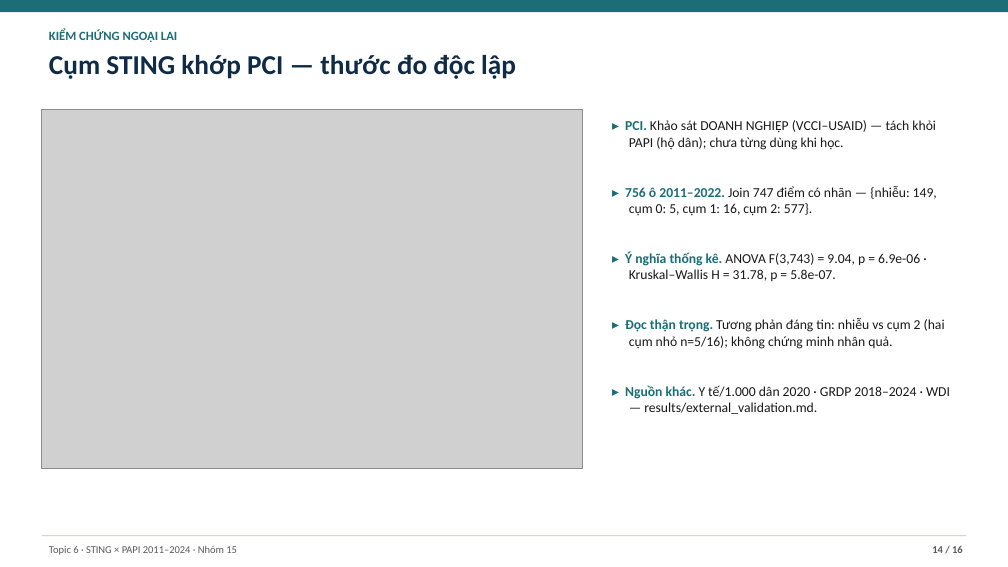
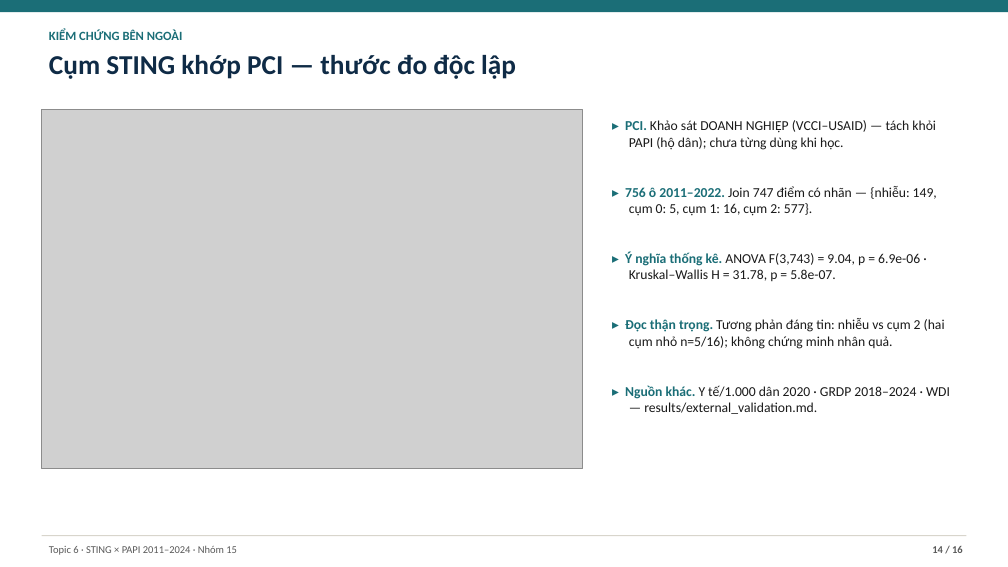
Before and after one commit to JasonTM17/Grid_Based_Sociology, a slide deck: slide 14 of slides/final.pptx. Drawn at 1008x567 pixels with LibreOffice and Linux fonts; fonts in the diff are those of the drawing; grey boxes stand for pictures. Boxes give left, top, right and bottom in pixels: in the first picture for what was removed or moved away, otherwise in the second. Text is boxed around its words. In the diff, an @@ line names an element or a change of style, - is before the commit and + after.

Commit message:
fix: use external-validation wording and a minimum label size in both decks (#42)

```diff
--- a/slides/final.pptx
+++ b/slides/final.pptx
@@ text at bbox=[49, 29, 183, 40]: text changed @@
-KIỂM CHỨNG NGOẠI LAI
+KIỂM CHỨNG BÊN NGOÀI
```
Also in this commit, not shown: 1 other slide changed, 3 other files.
